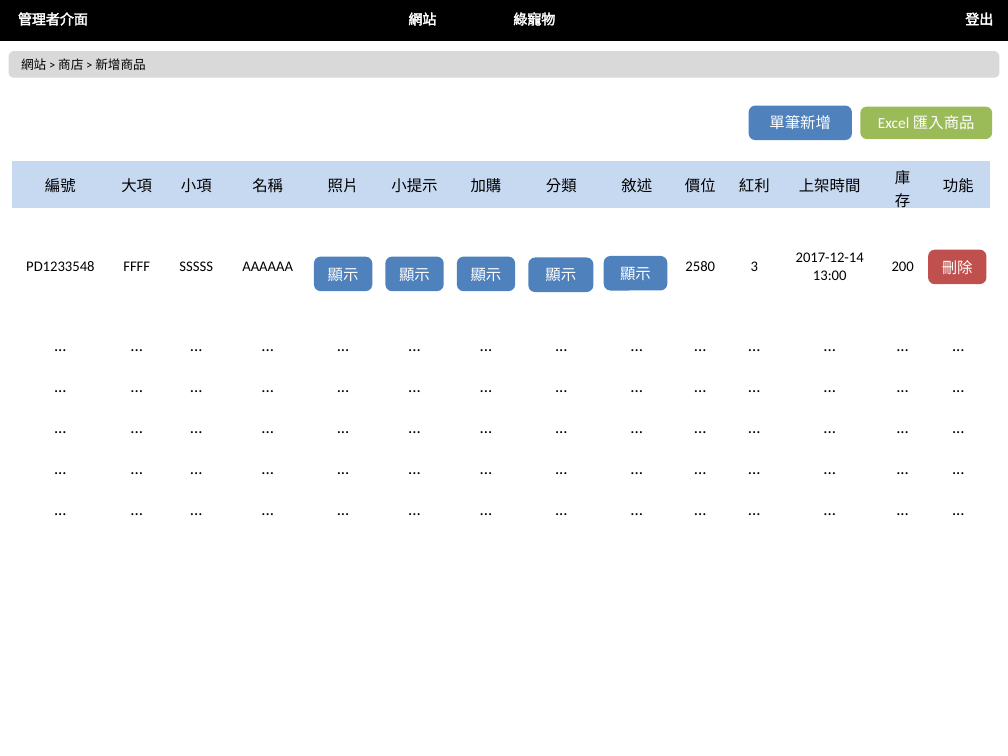
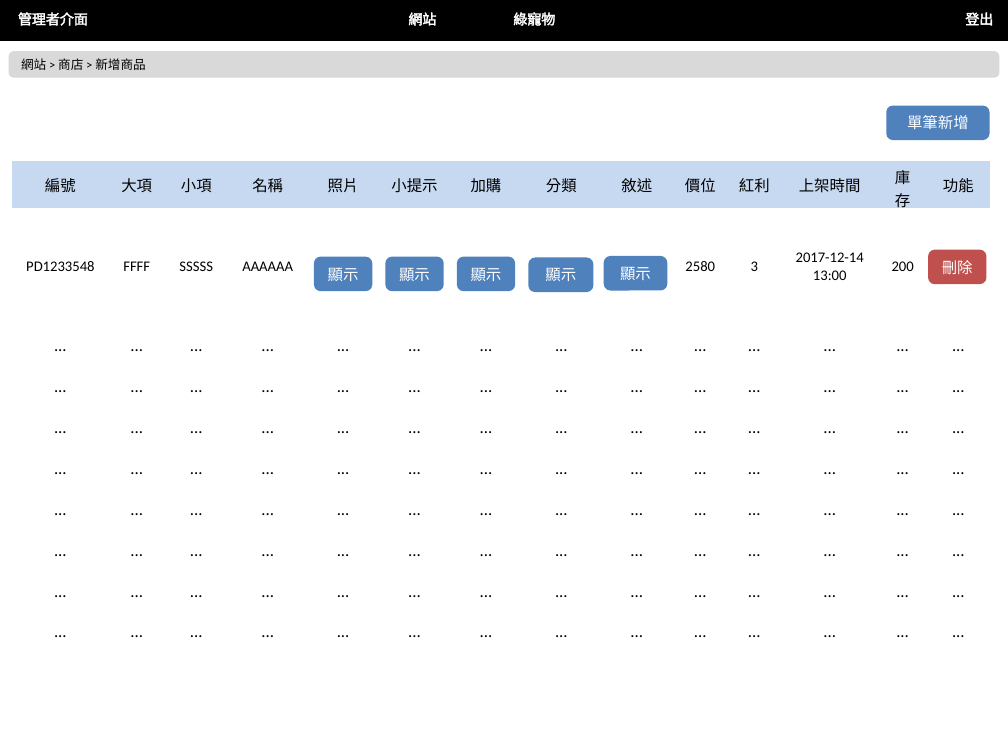
Before and after one commit to nexstar/XMind, a slide deck: slide 24 of 最終後台版型.pptx. Drawn at 1008x756 pixels with LibreOffice and Linux fonts; fonts in the diff are those of the drawing. Boxes give left, top, right and bottom in pixels: in the first picture for what was removed or moved away, otherwise in the second. Text is boxed around its words. In the diff, an @@ line names an element or a change of style, - is before the commit and + after.

```diff
--- a/最終後台版型.pptx
+++ b/最終後台版型.pptx
@@ rounded rectangle removed at bbox=[862, 108, 991, 137] @@
-Excel 匯入商品
@@ rounded rectangle "單筆新增": place and size @@
-rounded rectangle "單筆新增" at bbox=[750, 107, 851, 138]
+rounded rectangle "單筆新增" at bbox=[888, 107, 989, 138]
@@ table at bbox=[12, 160, 990, 652] @@
+row 8: ... | ... | ... | ... | ... | ... | ... | ... | ... | ... | ... | ... | ... | ...
+row 9: ... | ... | ... | ... | ... | ... | ... | ... | ... | ... | ... | ... | ... | ...
+row 10: ... | ... | ... | ... | ... | ... | ... | ... | ... | ... | ... | ... | ... | ...
```
Also in this commit, not shown: 9 other slides changed, 1 other file.
